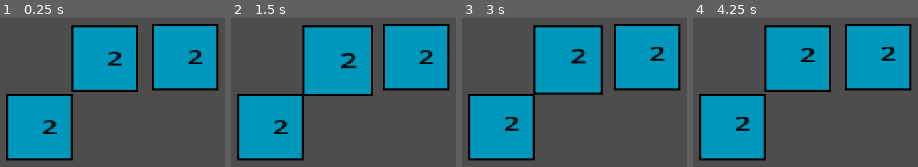
Above: before the commit, frames 1-4 (left to right).
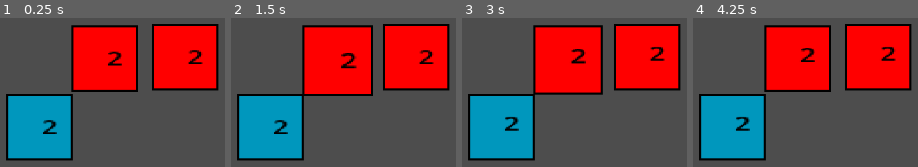
Above: after the commit, the same moments.

Repository: X4vierWhes/War-Multiplayer
Game: Godot game, scene res://src/core/map/region/north_america.tscn
The game is run twice, just before and just after one commit, with the same random seed, the same clock (stepped at 60 frames per second) and the same inputs. The project has no main scene, so this scene is started directly.
Inputs (mouse positions are in pixels of both pictures, inside the frame that each line leads up to):
- Up to frame 1 (0.25 s): no input
- Up to frame 2 (1.5 s): click (332, 55) at 0.52 s; click (332, 55) at 1.27 s
- Up to frame 3 (3 s): click (563, 55) at 2.02 s; tap Enter at 2.75 s; move the mouse to (outside the picture) at 2.77 s
- Up to frame 4 (4.25 s): tap Space at 3.5 s; move the mouse to (839, 158) at 3.52 s

The runs differ from the first frame. In frame 1, 23% of the frame differs, in the area x 32-97%, y 5-49%; in frame 2, 25%, in the area x 32-97%, y 5-52%; in frame 3, 25%; in frame 4, 23%.

Commit message:
fix: Shader duplicate

Diff:
--- a/war-multiplayer/src/core/game.tscn
+++ b/war-multiplayer/src/core/game.tscn
@@ -2,6 +2,7 @@
 
 [ext_resource type="Script" uid="uid://bvoaay7k85w3d" path="res://src/core/game.gd" id="1_yqd5c"]
 [ext_resource type="Script" uid="uid://l0gfcqe1tjjn" path="res://src/core/map_manager/map_manager.gd" id="2_rwa8d"]
+[ext_resource type="Script" uid="uid://do3qmpibggnk6" path="res://src/core/game_manager/game_manager.gd" id="3_ss3ij"]
 
 [node name="game" type="Node2D" unique_id=525332365]
 script = ExtResource("1_yqd5c")
@@ -10,6 +11,9 @@
 [node name="map_manager" type="Node2D" parent="." unique_id=892306766]
 script = ExtResource("2_rwa8d")
 
+[node name="game_manager" type="Node2D" parent="." unique_id=2115965065]
+script = ExtResource("3_ss3ij")
+
 [node name="CanvasLayer" type="CanvasLayer" parent="." unique_id=481796899]
 
 [node name="Control" type="Control" parent="CanvasLayer" unique_id=1176088927]
--- /dev/null
+++ b/war-multiplayer/src/core/game_manager/game_manager.gd
@@ -0,0 +1,2 @@
+extends Node2D
+class_name GameManager
--- a/war-multiplayer/src/core/map/region/north_america.tscn
+++ b/war-multiplayer/src/core/map/region/north_america.tscn
@@ -5,7 +5,7 @@
 
 [node name="NorthAmerica" type="Node2D" unique_id=1883663045 node_paths=PackedStringArray("territorys")]
 script = ExtResource("1_vaypf")
-territorys = [NodePath(""), NodePath("")]
+territorys = [null, null]
 
 [node name="territory" parent="." unique_id=1498767408 instance=ExtResource("2_o2kjc")]
 position = Vector2(237, 165)
--- a/war-multiplayer/src/core/map/territory/territory.gd
+++ b/war-multiplayer/src/core/map/territory/territory.gd
@@ -19,6 +19,8 @@
 func _ready() -> void:
 	player_in_domain = Globals.player
 	texture_base_scale = texture.scale
+	if texture.material:
+		texture.material = texture.material.duplicate()
 	button.global_position = texture.global_position
 	_change_color(color)
 	_change_army_count(army_number)
@@ -37,17 +39,15 @@
 		Globals.State.ATTACK:
 			print("Atacando")
 		Globals.State.MOBILIZING:
-			print("Mobilizando")
 			Globals.game_state = Globals.State.GIVE
 			Globals.action_territory = self
 			Globals.troops_to_mobilize = 1
 		Globals.State.GIVE:
-			print("Give")
 			if Globals.action_territory != self:
 				Globals.action_territory._change_army_count(-1)
 				_change_army_count(1)
+				Globals.action_territory = null
 				Globals.game_state = Globals.State.MOBILIZING
-
 
 func _change_army_count(amount: int) -> void:
 	army_number += amount
--- a/war-multiplayer/src/core/map/territory/territory.tscn
+++ b/war-multiplayer/src/core/map/territory/territory.tscn
@@ -1,32 +1,14 @@
 [gd_scene format=3 uid="uid://6a4iugaea60h"]
 
+[ext_resource type="Shader" uid="uid://cuxtvhhfbh5jm" path="res://src/core/shaders/color_changer.gdshader" id="1_fcfk2"]
 [ext_resource type="Script" uid="uid://cv3aisyr4xmd7" path="res://src/core/map/territory/territory.gd" id="1_pvk8x"]
 [ext_resource type="Texture2D" uid="uid://bqqy6v631fbew" path="res://assets/territorys/basic_territory.png" id="3_34qhv"]
 
-[sub_resource type="Shader" id="Shader_wj243"]
-code = "shader_type canvas_item;
-
-uniform vec4 color_to_replace : source_color = vec4(1.0, 1.0, 1.0, 1.0);
-uniform vec4 new_color : source_color = vec4(0.0, 0.0, 1.0, 1.0);
-uniform float tolerance : hint_range(0.0, 1.0) = 0.05;
-
-void fragment() {
-	vec4 current_color = texture(TEXTURE, UV);
-
-	float color_diff = distance(current_color.rgb, color_to_replace.rgb);
-
-	if (color_diff <= tolerance) {
-		COLOR = vec4(new_color.rgb, current_color.a);
-	} else {
-		COLOR = current_color;
-	}
-}"
-
-[sub_resource type="ShaderMaterial" id="ShaderMaterial_d40dr"]
-shader = SubResource("Shader_wj243")
+[sub_resource type="ShaderMaterial" id="ShaderMaterial_pvk8x"]
+shader = ExtResource("1_fcfk2")
 shader_parameter/color_to_replace = Color(1, 1, 1, 1)
 shader_parameter/new_color = Color(0, 0, 1, 1)
-shader_parameter/tolerance = 1.0
+shader_parameter/tolerance = 0.05
 
 [node name="territory" type="Node2D" unique_id=1498767408 node_paths=PackedStringArray("texture")]
 script = ExtResource("1_pvk8x")
@@ -35,7 +17,7 @@
 
 [node name="TextureRect" type="TextureRect" parent="." unique_id=1998320718]
 texture_filter = 1
-material = SubResource("ShaderMaterial_d40dr")
+material = SubResource("ShaderMaterial_pvk8x")
 offset_right = 32.0
 offset_bottom = 32.0
 scale = Vector2(3, 3)
--- a/war-multiplayer/src/globals/globals.gd
+++ b/war-multiplayer/src/globals/globals.gd
@@ -5,6 +5,7 @@
 var game_state:= State.MOBILIZING
 
 var player: Player = preload("uid://cuieu8kthf2n0").instantiate() as Player
+var COLOR_CHANGER := preload("uid://cuxtvhhfbh5jm") as Shader
 
 var troops_to_mobilize: int = 1
 
Not shown, added: war-multiplayer/src/core/game_manager/game_manager.gd.uid
